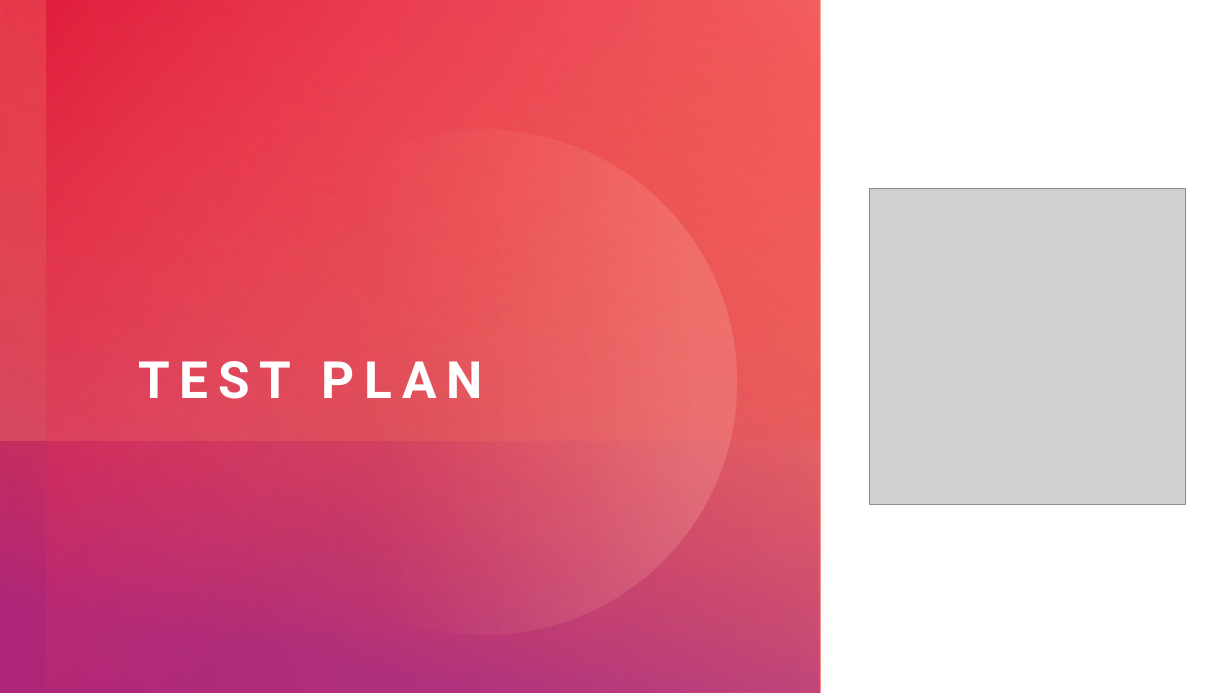
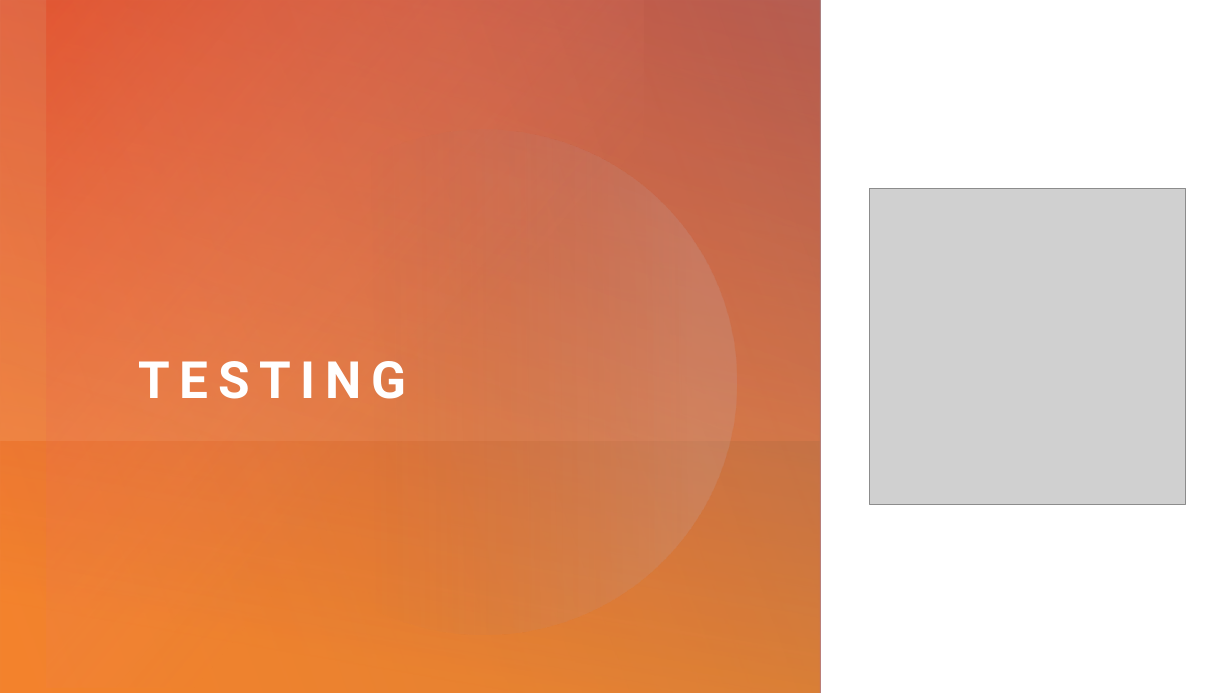
Before and after one commit to leonardopoggiani/ANAWS-project, a slide deck: slide 8 of DistributedMessageBroker.pptx. Drawn at 1232x693 pixels with LibreOffice and Linux fonts; fonts in the diff are those of the drawing; grey boxes stand for pictures. Boxes give left, top, right and bottom in pixels: in the first picture for what was removed or moved away, otherwise in the second. Text is boxed around its words. In the diff, an @@ line names an element or a change of style, - is before the commit and + after.

```diff
--- a/DistributedMessageBroker.pptx
+++ b/DistributedMessageBroker.pptx
@@ rectangle at (0,0,820,693): fill gradient #DA002F to #FF907A to gradient #E64823 to #9C6A6A @@
@@ rectangle at (0,0,820,693): fill gradient #92248E to #FE4A00 to gradient #F8931D to #EC7016 @@
@@ rectangle at (0,0,819,440): fill gradient #FF9265 to #DA002F to gradient #F4A973 to #E64823 @@
@@ rectangle at (46,0,643,688): fill gradient #FF5076 to #DA002F to gradient #F0917B to #E64823 @@
@@ ellipse at (189,88,777,676): fill gradient #FF907A to #FFBCAF to gradient #9C6A6A to #C4A6A6 @@
@@ title at (139,361,407,399): text changed @@
-TEST PLAN
+TESTING
@@ rectangle at (0,647,1232,693): fill gradient #FE4A00 to #DA002F to gradient #EC7016 to #E64823 @@
@@ rectangle at (0,647,1232,693): fill gradient #FE4A00 to #DA002F to gradient #EC7016 to #E64823 @@
@@ rectangle at (409,647,1232,693): fill gradient #D861D4 to #92248E to gradient #FBBE77 to #F8931D @@
@@ rectangle at (409,647,1232,693): fill gradient #D861D4 to #92248E to gradient #FBBE77 to #F8931D @@
```
Also in this commit, not shown: 12 other slides changed, 3 slides added, 3 slides removed, 4 other files.
